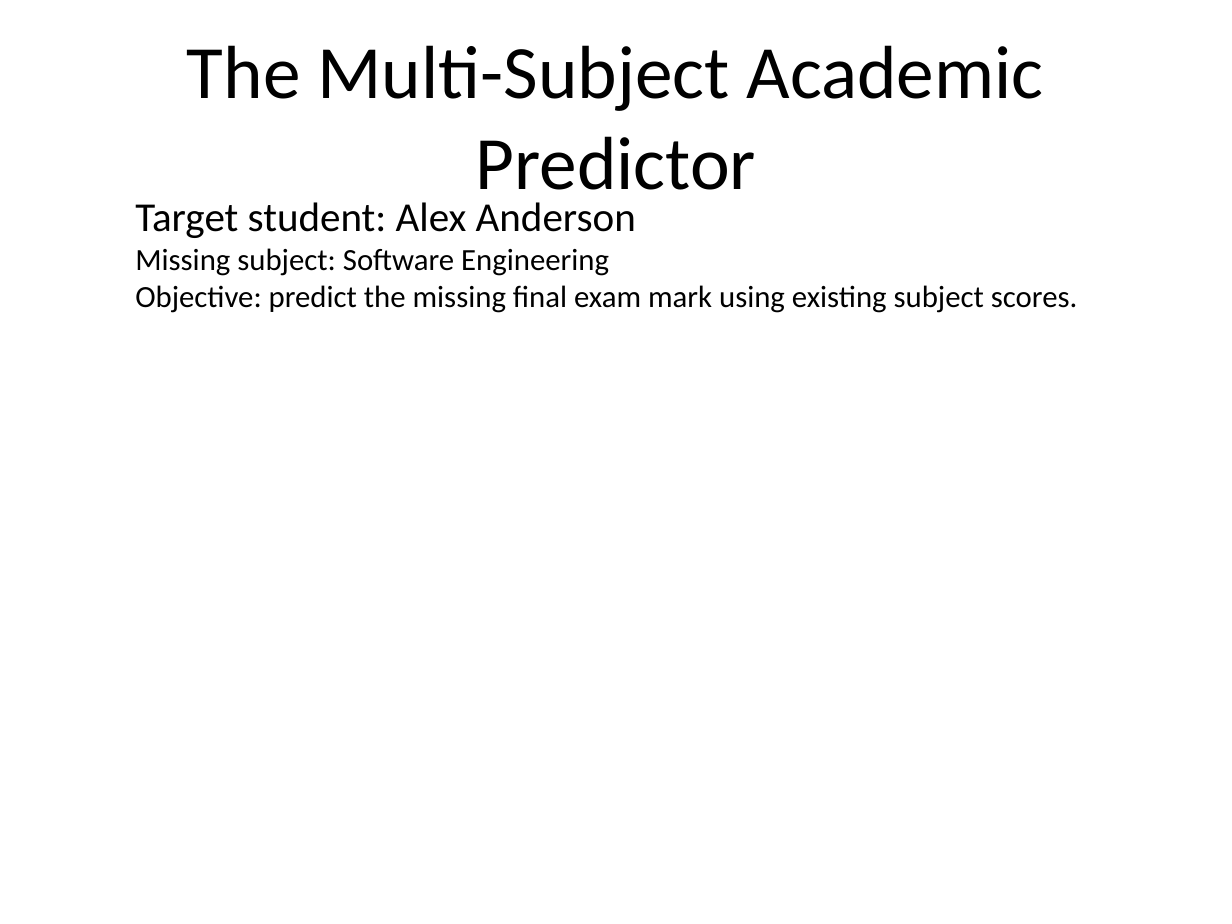
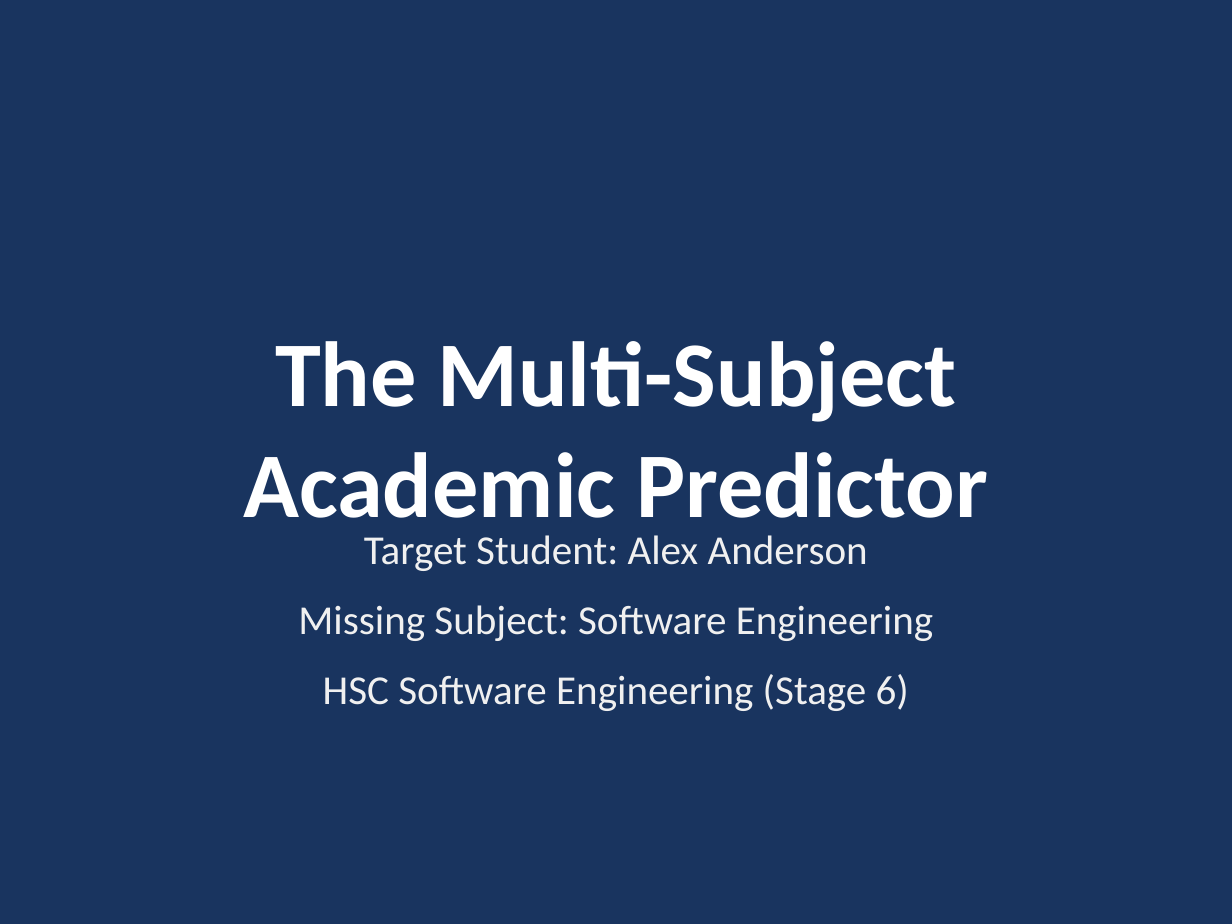
Before and after one commit to CatSolo05/Automation_assesment_task3, a slide deck: slide 1 of Academic Predictor Presentation.pptx. Drawn at 1232x924 pixels with LibreOffice and Linux fonts; fonts in the diff are those of the drawing. Boxes give left, top, right and bottom in pixels: in the first picture for what was removed or moved away, otherwise in the second. Text is boxed around its words. In the diff, an @@ line names an element or a change of style, - is before the commit and + after.

Commit message:
Improve presentation with professional theme, typography, and visual hierarchy

```diff
--- a/Academic Predictor Presentation.pptx
+++ b/Academic Predictor Presentation.pptx
@@ background #FFFFFF to #19345F @@
@@ text "The Multi-Subject Academic Predictor": place and size @@
-text "The Multi-Subject Academic Predictor" at <box>187,45,1044,207</box>
+text "The Multi-Subject Academic Predictor" at <box>243,341,988,539</box>
@@ text "The Multi-Subject Academic Predictor" at <box>243,341,988,539</box>: size 44 to 54 pt, text colour #000000 to #FFFFFF, bold on; vertical alignment middle to top @@
@@ text at <box>298,535,933,711</box>: text changed; size 18 to 24 pt; text colour #000000 to #F0F0F0 @@
-Target student: Alex Anderson
-Missing subject: Software Engineering
-Objective: predict the missing final exam mark using existing subject scores.
+Target Student: Alex Anderson
+Missing Subject: Software Engineering
+HSC Software Engineering (Stage 6)
```
Also in this commit, not shown: 2 other slides changed, 3 slides added, 3 slides removed.
